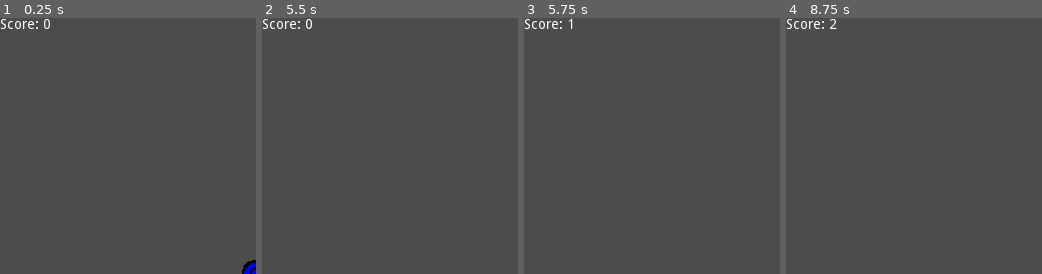
Above: before the commit, frames 1-4 (left to right).
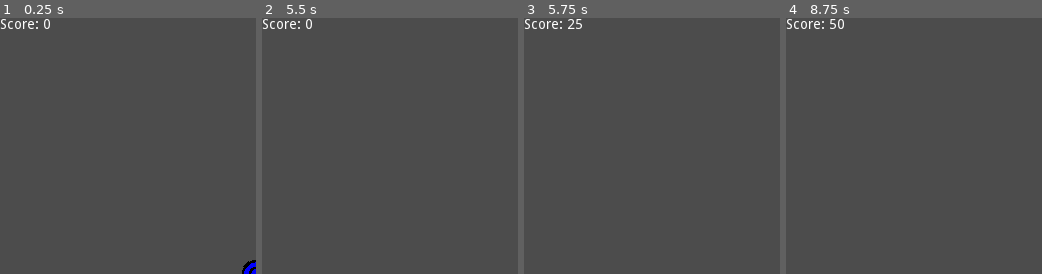
Above: after the commit, the same moments.

Repository: taylorhansen/Blue-vs-The-Sandwich-Invasion
Game: Godot game, scene res://world/World.tscn
Two runs of this game, one before a commit and one after it. Both use one fixed random seed, a clock stepped at 60 frames per second and the inputs below.
Inputs (mouse positions are % of the whole screen's width and height, from its top left):
- Up to frame 1 (0.25 s): no input
- Up to frame 2 (5.5 s): tap Enter at 0.5 s; move the mouse to (72, 45) at 0.52 s; press the mouse at (72, 45) at 0.53 s; hold D (move_right) 0.53-1.28 s; move the mouse to (30, 55) at 1.27 s; release the mouse at (30, 55) at 1.28 s; hold S (move_down) 1.28-2.03 s; click (30, 55) at 1.35 s; move the mouse to (60, 28) at 2.02 s; press the mouse at (60, 28) at 2.03 s; hold D (move_right) 2.03-2.78 s; move the mouse to (45, 70) at 2.77 s; release the mouse at (45, 70) at 2.78 s; hold W (move_up) 2.78-3.53 s; click (45, 70) at 2.85 s; move the mouse to (80, 65) at 3.52 s; press the mouse at (80, 65) at 3.53 s; hold A (move_left) 3.53-5.03 s; move the mouse to (20, 35) at 4.27 s; release the mouse at (20, 35) at 4.28 s; click (20, 35) at 4.35 s; move the mouse to (55, 50) at 5.02 s; press the mouse at (55, 50) at 5.03 s; hold S (move_down) from 5.03 s (still down)
- Up to frame 3 (5.75 s): keep holding S (move_down)
- Up to frame 4 (8.75 s): move the mouse to (35, 25) at 5.77 s; release S (move_down) at 5.78 s; release the mouse at (35, 25) at 5.78 s; hold D (move_right) 5.78-6.53 s; click (35, 25) at 5.85 s; move the mouse to (72, 45) at 6.52 s; press the mouse at (72, 45) at 6.53 s; hold W (move_up) 6.53-7.28 s; move the mouse to (30, 55) at 7.27 s; release the mouse at (30, 55) at 7.28 s; hold D (move_right) 7.28-8.03 s; click (30, 55) at 7.35 s; move the mouse to (60, 28) at 8.02 s; press the mouse at (60, 28) at 8.03 s; hold S (move_down) from 8.03 s (still down)
The pictures show only the part of the screen within x 0-50%, y 0-50%; the shares and areas given below are measured in that part.

Frames 1-2 are identical in both runs. In frame 3, 0.1% of the frame differs, in the area x 17-23%, y 0-5%; in frame 4, 0.1%.

Commit message:
Change score per enemy to 25 instead of 1

Diff:
--- a/world/world.gd
+++ b/world/world.gd
@@ -2,6 +2,8 @@
 
 # enemy scene
 const ENEMY = preload("res://enemies/enemy/Enemy.tscn")
+
+const SCORE_PER_ENEMY = 25
 
 onready var player = $Player
 
@@ -61,7 +63,7 @@
     Called when an enemy is "fired" or killed.
     """
     # increment score
-    score += 1
+    score += SCORE_PER_ENEMY
 
     # update score label
     _update_score()
